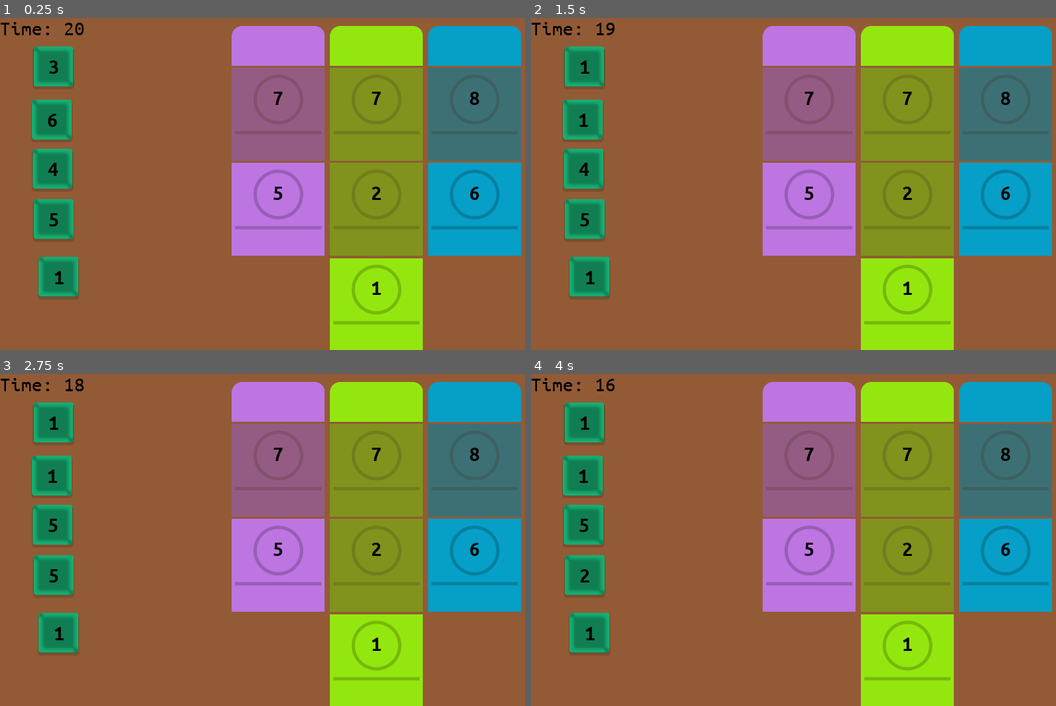
Above: before the commit, frames 1-4 (two rows, left to right).
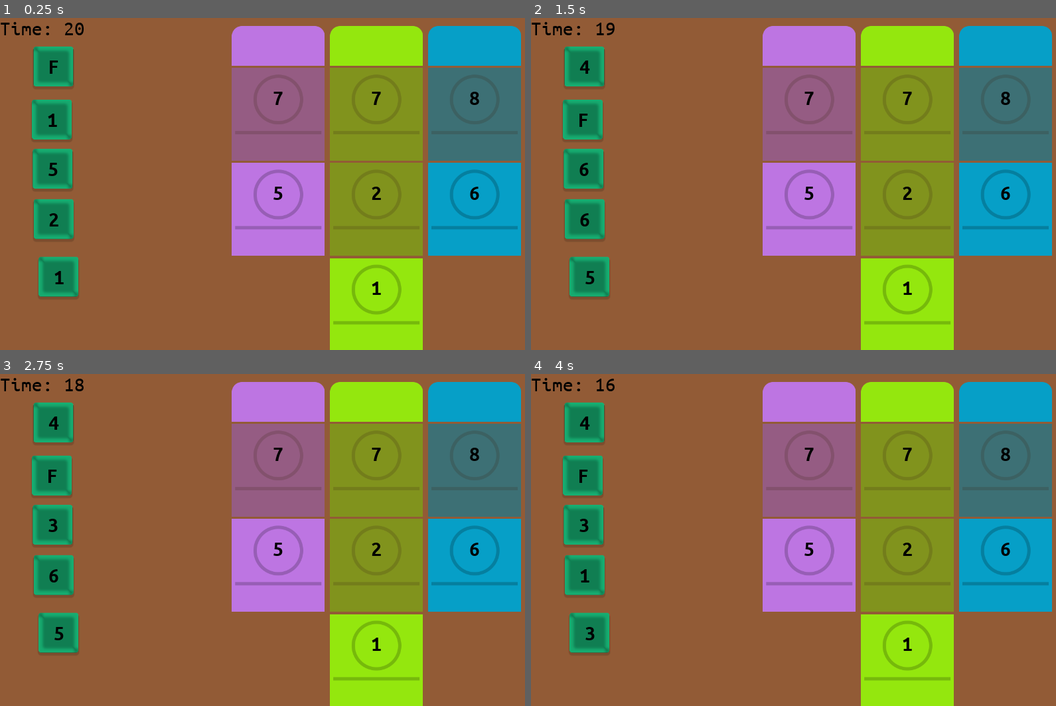
Above: after the commit, the same moments.

Repository: matzebond/DiceRepair
Game: Godot game, scene res://scenes/screens/RootNode.tscn
Same seed, same stepped clock (60 frames per second), same inputs: the game is played once before the commit and once after it.
Inputs (mouse positions are in pixels of both pictures, inside the frame that each line leads up to):
- Up to frame 1 (0.25 s): no input
- Up to frame 2 (1.5 s): drag from (583, 67) to (809, 114) at 0.52 s; drag from (583, 120) to (809, 114) at 1.27 s
- Up to frame 3 (2.75 s): tap Enter at 2 s; move the mouse to (52, 523) at 2.02 s; click (52, 523) at 2.17 s
- Up to frame 4 (4 s): tap Space at 2.75 s; drag from (583, 576) to (809, 566) at 2.77 s; tap Enter at 3.5 s; drag from (588, 632) to (909, 470) at 3.52 s

The runs differ from the first frame. In frame 1, 0.2% of the frame differs, in the area x 9-12%, y 12-63%; in frame 2, 0.2%, in the area x 9-13%, y 12-81%; in frame 3, 0.2%; in frame 4, 0.2%.

Commit message:
die reroll animation & state enum

Diff:
--- a/scenes/die/Die.gd
+++ b/scenes/die/Die.gd
@@ -1,24 +1,24 @@
 extends Sprite
 
 
+enum {Default, Taken, Snapping, Dragging, Rolling}
+var state
 # Declare member variables here. Examples:
 onready var label = $Label
 
 signal undrop_item(die)
 
 var faces = []
-var state
+var face_index
 var rng = RandomNumberGenerator.new()
 
 var mouse_inside = false
-var dragging = false
-var snapping = false
 onready var pre_drag_pos = self.position
 var drag_offset = Vector2()
 const SNAP_BACK_SPEED = 0.0002
 
-var taken = false
-
+var last_roll_time = -1
+const ANIM_ROLLS = 20
 
 func _ready():
     faces = [1, 2, 3, 4, 5, 6, "F"]
@@ -26,25 +26,25 @@
     roll()
 
 func _process(delta):
-    if snapping and self.position == pre_drag_pos:
-        snapping = false
+    if state == Snapping and self.position == pre_drag_pos:
+        state = Default
 
 func _unhandled_input(event):
-    if event is InputEventMouseMotion and dragging :
+    if event is InputEventMouseMotion and state == Dragging:
         self.position = event.position + drag_offset
 
     if event is InputEventMouseButton and event.button_index == BUTTON_RIGHT:
-        if !event.pressed and dragging:
-            dragging = false
+        if !event.pressed and state == Dragging:
+            state = Default
             get_tree().current_scene.dragging_die = false
             drop()
-        if event.pressed and mouse_inside and !get_tree().current_scene.dragging_die:
-            dragging = true
+        if event.pressed and mouse_inside and (state == Default or state == Taken) and !get_tree().current_scene.dragging_die:
+            state = Dragging
             get_tree().current_scene.dragging_die = true
             start_drag()
 
     if event is InputEventMouseButton and event.button_index == BUTTON_LEFT and event.pressed:
-        if mouse_inside and !taken and !dragging:
+        if mouse_inside and state == Default:
             roll()
 
 
@@ -58,18 +58,28 @@
 
 
 func roll():
-    state = rng.randi_range(0, len(faces) - 1)
-    label.text = str(faces[state])
+    last_roll_time = -1
+    state = Rolling
+    $Tween.interpolate_method(self, "rolling", 0, ANIM_ROLLS, 2 + randf(), Tween.TRANS_EXPO, Tween.EASE_OUT)
+    $Tween.start()
 
+func rolling(time):
+    time = ceil(time)
+    if time > last_roll_time:
+        last_roll_time = time
+        face_index = rng.randi_range(0, len(faces) - 1)
+        label.text = str(faces[face_index])
+        if time == ANIM_ROLLS:
+            state = Default
+            $Tween.stop(self, "rolling")
 
 func start_drag():
     emit_signal("undrop_item", self)
     drag_offset = self.position - get_tree().root.get_mouse_position()
-    if snapping and self.position == pre_drag_pos:
+    if state == Snapping and self.position == pre_drag_pos:
         pre_drag_pos = self.position
     else:
         $Tween.stop(self, "position")
-    self.taken = false
     play_tween_make_opaque()
     move_to_top()
 
@@ -103,14 +113,15 @@
 
 # dropped into & used by a drop area
 # DieArea does not "take" die
-func taken_by_area():
-    self.taken = true
-    play_tween_make_trans()
+func taken_by_area(make_trans = true):
+    state = Taken
+    if make_trans:
+        play_tween_make_trans()
 
 
 func snap_back():
     var dist = (pre_drag_pos - position).length()
-    snapping = true
+    state = Snapping
     $Tween.interpolate_property(self, "position", position, pre_drag_pos, dist*SNAP_BACK_SPEED, Tween.TRANS_EXPO, Tween.EASE_IN)
     $Tween.start()
 
--- a/scenes/jobs/JobStep.gd
+++ b/scenes/jobs/JobStep.gd
@@ -26,7 +26,7 @@
     # calculate work left
     var work_left = work
     for die in dice:
-        var die_value = die.faces[die.state]
+        var die_value = die.faces[die.face_index]
         if die_value is int:
             work_left -= die_value
         else:
